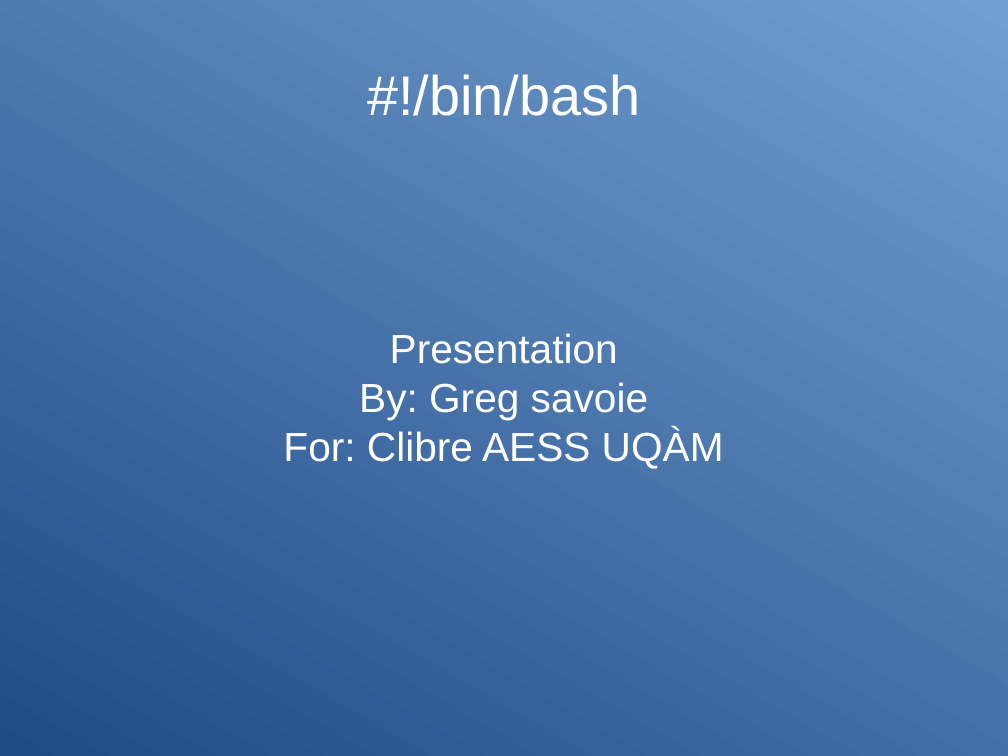
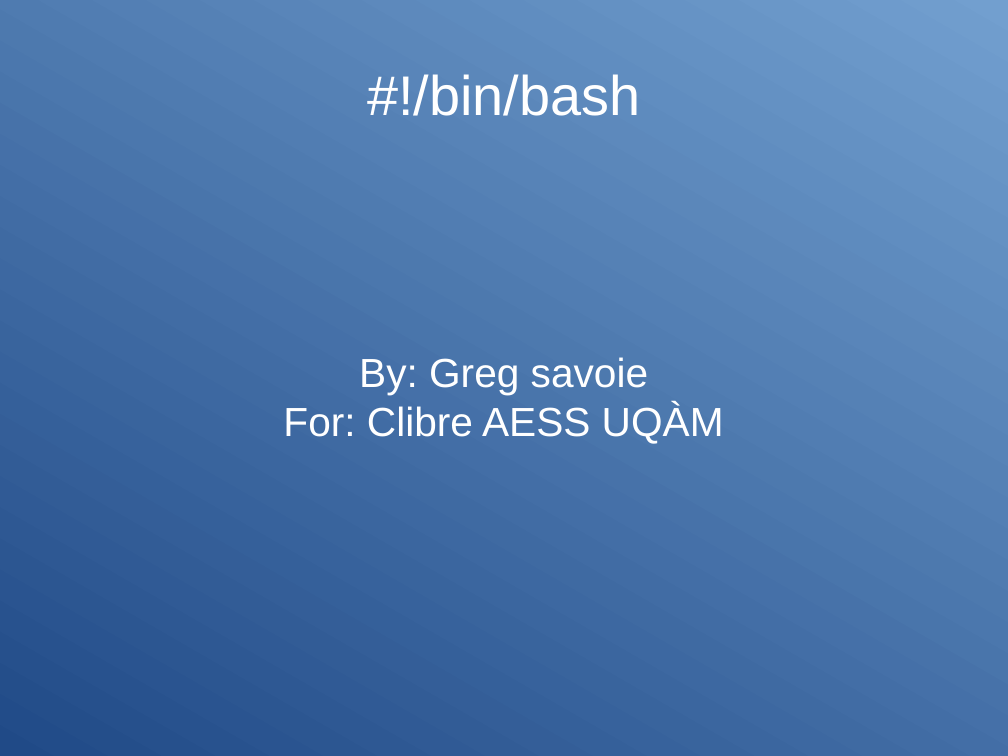
Before and after one commit to Clibre/An-introduction-to-bash, a slide deck: slide 1 of presentation.odp. Drawn at 1008x756 pixels with LibreOffice and Linux fonts; fonts in the diff are those of the drawing. Boxes give left, top, right and bottom in pixels: in the first picture for what was removed or moved away, otherwise in the second. Text is boxed around its words. In the diff, an @@ line names an element or a change of style, - is before the commit and + after.

```diff
--- a/presentation.odp
+++ b/presentation.odp
@@ subtitle at (390,333,618,364): paragraph removed @@
-Presentation
```
Also in this commit, not shown: 5 other slides changed, 4 slides added, 5 other files.
